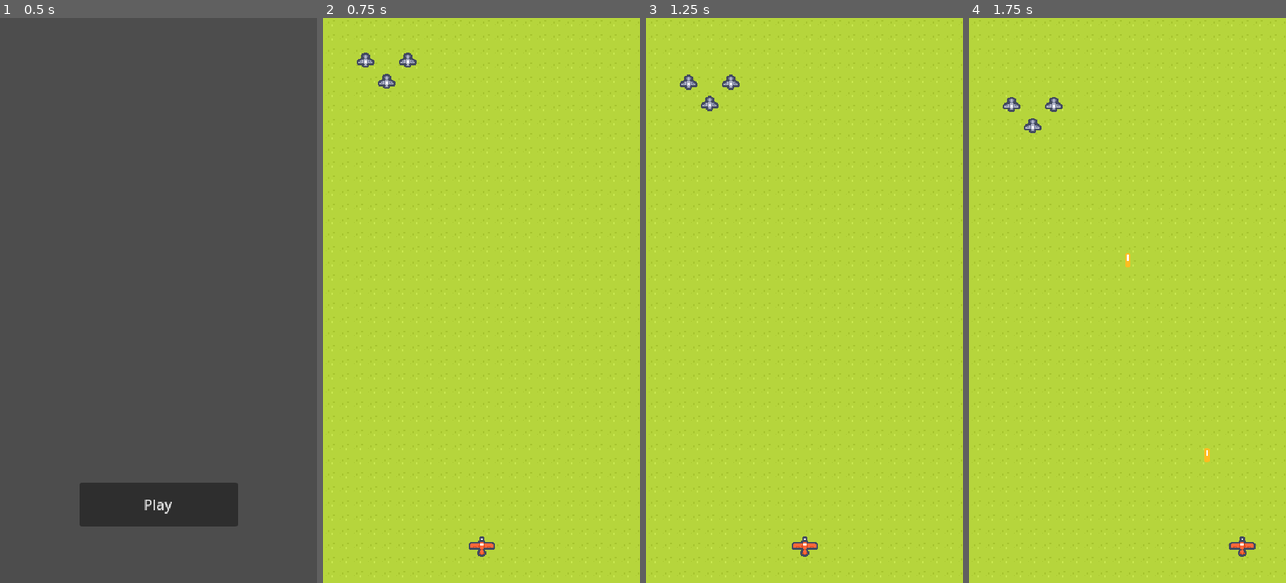
Above: before the commit, frames 1-4 (left to right).
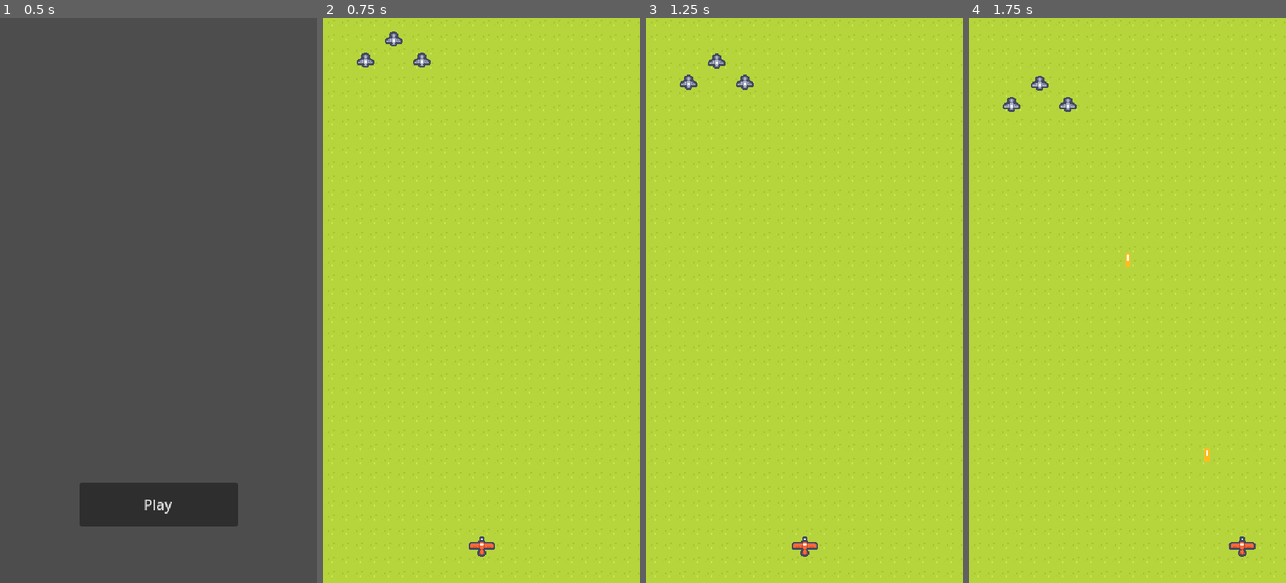
Above: after the commit, the same moments.

Repository: sir-geronimo/red-baron
Game: Godot game, scene res://scenes/main_menu.tscn
Two runs of this game, one before a commit and one after it. Both use one fixed random seed, a clock stepped at 60 frames per second and the inputs below.
Inputs:
- Up to frame 1 (0.5 s): no input
- Up to frame 2 (0.75 s): click "Play" at 0.5 s
- Up to frame 3 (1.25 s): no input
- Up to frame 4 (1.75 s): hold D (right) from 1.28 s (still down); hold Space (shoot) from 1.28 s (still down)

Frame 1 is identical in both runs. In frame 2, 0.4% of the frame differs, in the area x 17-34%, y 2-13%; in frame 3, 0.4%, in the area x 17-34%, y 6-17%; in frame 4, 0.4%.

Commit message:
Create die behaviour
* Create explosion effect.
* Fix initial health bug while debugging.
* Fix enemy and player hitboxes and hurtboxes.
* Fix strange  bug for duplicated nodes. Had same references.

Diff:
--- /dev/null
+++ b/components/die_component.gd
@@ -0,0 +1,13 @@
+class_name DieComponent
+extends Node
+
+@export var actor: Node2D
+@export var health_component: HealthComponent
+@export var dead_effect_spawner_component: SpawnerComponent
+
+func _ready() -> void:
+	health_component.no_health.connect(die)
+
+func die() -> void:
+	dead_effect_spawner_component.spawn()
+	actor.queue_free()
--- a/components/health_component.gd
+++ b/components/health_component.gd
@@ -6,7 +6,7 @@
 
 @export var max_health: float = 100.0
 
-var health: float = max_health:
+@onready var health: float = max_health:
 	set = set_health
 
 func set_health(value: float) -> void:
@@ -16,5 +16,8 @@
 	if is_dead():
 		no_health.emit()
 
+func take_damage(damage: float) -> void:
+	health = health - damage
+
 func is_dead() -> bool:
 	return health <= 0
--- a/components/hitbox_component.gd
+++ b/components/hitbox_component.gd
@@ -10,6 +10,5 @@
 	if not hurtbox is HurtBoxComponent:
 		return
 
-	print("Hitting ", owner.name)
 	hit.emit(hurtbox)
 	hurtbox.hurt.emit(self)
--- /dev/null
+++ b/components/onetime_animated_effect.gd
@@ -0,0 +1,6 @@
+class_name OneTimeAnimatedEffect
+extends AnimatedSprite2D
+
+# Called when the node enters the scene tree for the first time.
+func _ready() -> void:
+	animation_finished.connect(queue_free)
--- /dev/null
+++ b/components/spawner_component.gd
@@ -0,0 +1,11 @@
+class_name SpawnerComponent
+extends Node2D
+
+@export var scene: PackedScene
+
+func spawn(spawn_position: Vector2 = global_position, parent: Node = get_tree().current_scene) -> Node:
+	var instance = scene.instantiate()
+	parent.add_child(instance)
+	instance.global_position = spawn_position
+
+	return instance
--- /dev/null
+++ b/effects/explosion_effect.tscn
@@ -0,0 +1,36 @@
+[gd_scene load_steps=8 format=3 uid="uid://bqnjvohunfgsl"]
+
+[ext_resource type="Texture2D" uid="uid://byyfd07ql7pjh" path="res://assets/tiles/tile_0004.png" id="1_p1khv"]
+[ext_resource type="Texture2D" uid="uid://bd07npsuwu4wp" path="res://assets/tiles/tile_0005.png" id="1_q03hh"]
+[ext_resource type="Texture2D" uid="uid://5a7gni4r48f2" path="res://assets/tiles/tile_0006.png" id="2_g4srv"]
+[ext_resource type="Texture2D" uid="uid://wj1lfa5cfuwf" path="res://assets/tiles/tile_0007.png" id="3_77lye"]
+[ext_resource type="Texture2D" uid="uid://chqi464bem2wf" path="res://assets/tiles/tile_0008.png" id="4_x0vcp"]
+[ext_resource type="Script" path="res://components/onetime_animated_effect.gd" id="6_4dglm"]
+
+[sub_resource type="SpriteFrames" id="SpriteFrames_bknrt"]
+animations = [{
+"frames": [{
+"duration": 1.0,
+"texture": ExtResource("1_p1khv")
+}, {
+"duration": 1.0,
+"texture": ExtResource("1_q03hh")
+}, {
+"duration": 1.0,
+"texture": ExtResource("2_g4srv")
+}, {
+"duration": 1.0,
+"texture": ExtResource("3_77lye")
+}, {
+"duration": 1.0,
+"texture": ExtResource("4_x0vcp")
+}],
+"loop": false,
+"name": &"default",
+"speed": 10.0
+}]
+
+[node name="OnetimeAnimatedEffect" type="AnimatedSprite2D"]
+sprite_frames = SubResource("SpriteFrames_bknrt")
+autoplay = "default"
+script = ExtResource("6_4dglm")
--- a/enemies/enemy.tscn
+++ b/enemies/enemy.tscn
@@ -1,15 +1,16 @@
-[gd_scene load_steps=7 format=3 uid="uid://dv2umxnat3euh"]
+[gd_scene load_steps=10 format=3 uid="uid://dv2umxnat3euh"]
 
 [ext_resource type="Script" path="res://components/health_component.gd" id="1_r4ajq"]
 [ext_resource type="Script" path="res://scripts/enemy.gd" id="1_ykuna"]
 [ext_resource type="Script" path="res://components/hurtbox_component.gd" id="3_rbcav"]
 [ext_resource type="Script" path="res://components/attack_component.gd" id="4_isjh7"]
 [ext_resource type="Script" path="res://components/move_component.gd" id="5_pluws"]
+[ext_resource type="Script" path="res://components/spawner_component.gd" id="5_tyqfi"]
 [ext_resource type="Script" path="res://components/hitbox_component.gd" id="6_ofyok"]
+[ext_resource type="PackedScene" uid="uid://bqnjvohunfgsl" path="res://effects/explosion_effect.tscn" id="6_wbutr"]
+[ext_resource type="Script" path="res://components/die_component.gd" id="9_52jt3"]
 
-[node name="Enemy" type="CharacterBody2D" node_paths=PackedStringArray("health_component", "attack_component")]
-collision_layer = 0
-motion_mode = 1
+[node name="Enemy" type="Node2D" node_paths=PackedStringArray("health_component", "attack_component")]
 script = ExtResource("1_ykuna")
 health_component = NodePath("Components/HealthComponent")
 attack_component = NodePath("Components/AttackComponent")
@@ -32,6 +33,12 @@
 [node name="AttackComponent" type="Node" parent="Components"]
 script = ExtResource("4_isjh7")
 
+[node name="DieComponent" type="Node" parent="Components" node_paths=PackedStringArray("actor", "health_component", "dead_effect_spawner_component")]
+script = ExtResource("9_52jt3")
+actor = NodePath("../..")
+health_component = NodePath("../HealthComponent")
+dead_effect_spawner_component = NodePath("../../SpawnerComponent")
+
 [node name="HurtBoxComponent" type="Area2D" parent="." node_paths=PackedStringArray("attack_component")]
 collision_mask = 0
 monitoring = false
@@ -50,4 +57,8 @@
 position = Vector2(-9.53674e-07, 0.5)
 scale = Vector2(1.2, 0.85)
 
+[node name="SpawnerComponent" type="Node2D" parent="."]
+script = ExtResource("5_tyqfi")
+scene = ExtResource("6_wbutr")
+
 [node name="Sprite" type="Sprite2D" parent="."]
--- a/enemies/small_enemy.tscn
+++ b/enemies/small_enemy.tscn
@@ -4,10 +4,10 @@
 [ext_resource type="Texture2D" uid="uid://cdqq5fo31c3ry" path="res://assets/ships/ship_0022.png" id="2_fm81t"]
 
 [sub_resource type="RectangleShape2D" id="RectangleShape2D_yqc3w"]
-size = Vector2(22, 20)
+size = Vector2(22, 19)
 
 [sub_resource type="RectangleShape2D" id="RectangleShape2D_fmmx7"]
-size = Vector2(20, 17)
+size = Vector2(22, 19)
 
 [sub_resource type="RectangleShape2D" id="RectangleShape2D_s8col"]
 size = Vector2(20, 17)
@@ -17,7 +17,11 @@
 [node name="HealthComponent" parent="Components" index="0"]
 max_health = 1.0
 
+[node name="AttackComponent" parent="Components" index="3"]
+damage = 1.0
+
 [node name="CollisionShape2D" type="CollisionShape2D" parent="HurtBoxComponent" index="0"]
+position = Vector2(0, 0.5)
 shape = SubResource("RectangleShape2D_yqc3w")
 
 [node name="CollisionShape2D" type="CollisionShape2D" parent="HitBoxComponent" index="0"]
@@ -31,5 +35,5 @@
 [node name="VisibleOnScreenNotifier2D" parent="." index="4"]
 scale = Vector2(1, 0.85)
 
-[node name="Sprite" parent="." index="5"]
+[node name="Sprite" parent="." index="6"]
 texture = ExtResource("2_fm81t")
--- a/entities/player.tscn
+++ b/entities/player.tscn
@@ -1,25 +1,26 @@
-[gd_scene load_steps=12 format=3 uid="uid://lo123csfhdge"]
+[gd_scene load_steps=16 format=3 uid="uid://lo123csfhdge"]
 
 [ext_resource type="Texture2D" uid="uid://cgwcbhbtilet" path="res://assets/ships/ship_0005.png" id="1_8chrl"]
 [ext_resource type="Script" path="res://components/health_component.gd" id="1_chjd2"]
 [ext_resource type="Script" path="res://scripts/player.gd" id="1_dc7t7"]
 [ext_resource type="Script" path="res://components/attack_component.gd" id="5_oyypy"]
 [ext_resource type="PackedScene" uid="uid://svhc0d350k7d" path="res://gun/single_gun.tscn" id="6_adkbv"]
+[ext_resource type="Script" path="res://components/die_component.gd" id="7_cd5gv"]
 [ext_resource type="Script" path="res://components/move_component.gd" id="7_tq3sq"]
 [ext_resource type="Script" path="res://components/hitbox_component.gd" id="7_xpf3m"]
 [ext_resource type="Script" path="res://components/move_input_component.gd" id="8_v3hvh"]
 [ext_resource type="Script" path="res://components/move_clamp_component.gd" id="9_g0jpe"]
+[ext_resource type="Script" path="res://components/hurtbox_component.gd" id="10_donig"]
+[ext_resource type="Script" path="res://components/spawner_component.gd" id="11_1a0jk"]
+[ext_resource type="PackedScene" uid="uid://bqnjvohunfgsl" path="res://effects/explosion_effect.tscn" id="12_02dsm"]
+
+[sub_resource type="RectangleShape2D" id="RectangleShape2D_gd8nd"]
+size = Vector2(32, 24.125)
 
 [sub_resource type="RectangleShape2D" id="RectangleShape2D_r0nqx"]
 size = Vector2(32, 24)
 
-[sub_resource type="RectangleShape2D" id="RectangleShape2D_gd8nd"]
-size = Vector2(30, 22.125)
-
-[node name="Player" type="CharacterBody2D" node_paths=PackedStringArray("gun")]
-collision_layer = 0
-collision_mask = 0
-motion_mode = 1
+[node name="Player" type="Node2D" node_paths=PackedStringArray("gun")]
 script = ExtResource("1_dc7t7")
 gun = NodePath("SingleGun")
 
@@ -46,17 +47,35 @@
 script = ExtResource("9_g0jpe")
 actor = NodePath("../..")
 
+[node name="DieComponent" type="Node" parent="Components" node_paths=PackedStringArray("actor", "health_component", "dead_effect_spawner_component")]
+script = ExtResource("7_cd5gv")
+actor = NodePath("../..")
+health_component = NodePath("../HealthComponent")
+dead_effect_spawner_component = NodePath("../../SpawnerComponent")
+
+[node name="HurtBoxComponent" type="Area2D" parent="." node_paths=PackedStringArray("attack_component")]
+collision_layer = 2
+collision_mask = 0
+monitoring = false
+script = ExtResource("10_donig")
+attack_component = NodePath("../Components/AttackComponent")
+
+[node name="CollisionShape2D" type="CollisionShape2D" parent="HurtBoxComponent"]
+position = Vector2(0, -0.9375)
+shape = SubResource("RectangleShape2D_gd8nd")
+
 [node name="HitBoxComponent" type="Area2D" parent="."]
 collision_layer = 0
 monitorable = false
 script = ExtResource("7_xpf3m")
 
 [node name="CollisionShape2D" type="CollisionShape2D" parent="HitBoxComponent"]
+position = Vector2(0, -1)
 shape = SubResource("RectangleShape2D_r0nqx")
 
-[node name="CollisionShape2D" type="CollisionShape2D" parent="."]
-position = Vector2(0, 0.0625)
-shape = SubResource("RectangleShape2D_gd8nd")
+[node name="SpawnerComponent" type="Node2D" parent="."]
+script = ExtResource("11_1a0jk")
+scene = ExtResource("12_02dsm")
 
 [node name="SingleGun" parent="." node_paths=PackedStringArray("attack_component") instance=ExtResource("6_adkbv")]
 position = Vector2(0, -5)
--- a/scenes/world.tscn
+++ b/scenes/world.tscn
@@ -145,18 +145,11 @@
 [node name="SmallEnemy" parent="Enemies" instance=ExtResource("3_dd1de")]
 position = Vector2(48, 40)
 rotation = 3.14159
-collision_layer = 1
 
-[node name="SmallEnemy2" parent="Enemies" node_paths=PackedStringArray("health_component", "attack_component") instance=ExtResource("3_dd1de")]
-position = Vector2(72, 64)
+[node name="SmallEnemy5" parent="Enemies" instance=ExtResource("3_dd1de")]
+position = Vector2(112, 40)
 rotation = 3.14159
-collision_layer = 1
-health_component = NodePath("../SmallEnemy/Components/HealthComponent")
-attack_component = NodePath("../SmallEnemy/Components/AttackComponent")
 
-[node name="SmallEnemy3" parent="Enemies" node_paths=PackedStringArray("health_component", "attack_component") instance=ExtResource("3_dd1de")]
-position = Vector2(96, 40)
+[node name="SmallEnemy4" parent="Enemies" instance=ExtResource("3_dd1de")]
+position = Vector2(80, 16)
 rotation = 3.14159
-collision_layer = 1
-health_component = NodePath("../SmallEnemy/Components/HealthComponent")
-attack_component = NodePath("../SmallEnemy/Components/AttackComponent")
--- a/scripts/enemy.gd
+++ b/scripts/enemy.gd
@@ -1,15 +1,15 @@
 class_name Enemy
-extends CharacterBody2D
+extends Node2D
 
 @export var health_component: HealthComponent
 @export var attack_component: AttackComponent
 
 @onready var visible_on_screen_notifier_2d: VisibleOnScreenNotifier2D = $VisibleOnScreenNotifier2D
 @onready var hitbox_component: HitBoxComponent = $HitBoxComponent
+@onready var die_component: DieComponent = $Components/DieComponent
 
-func _ready():
+func _ready() -> void:
 	visible_on_screen_notifier_2d.screen_exited.connect(queue_free)
-	hitbox_component.hit.connect(func (_hurtbox: HurtBoxComponent):
-		print("Ouch")
-		queue_free()
+	hitbox_component.hit.connect(func (hurtbox: HurtBoxComponent):
+		health_component.take_damage(hurtbox.attack_component.damage)
 	)
--- a/scripts/player.gd
+++ b/scripts/player.gd
@@ -1,7 +1,15 @@
 class_name Player
-extends CharacterBody2D
+extends Node2D
 
 @export var gun: Gun
+
+@onready var health_component: HealthComponent = $Components/HealthComponent
+@onready var hitbox_component: HitBoxComponent = $HitBoxComponent
+
+func _ready() -> void:
+	hitbox_component.hit.connect(func (hurtbox: HurtBoxComponent):
+		health_component.take_damage(hurtbox.attack_component.damage)
+	)
 
 func _physics_process(_delta):
 	# Handle shooting
